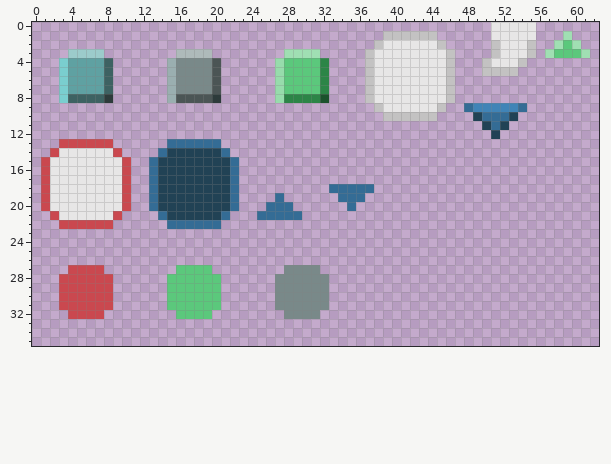
File history of a pixel-art sprite, res/ui.png. Above, as it was before the edit.
The file is 64x64 pixels. Colours within 5 levels of each other are drawn and written as one. Shown: x 0..62, y 0..35.
The result:
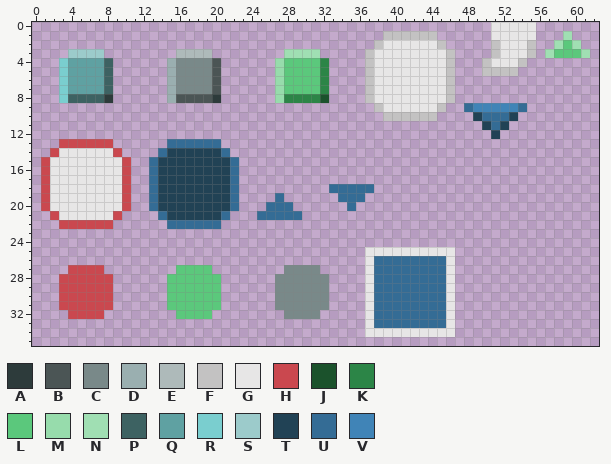
Palette (. is transparent): A #2d3b3b  B #4b5555  C #798989  D #9aafb0  E #aebaba  F #c3c2c2  G #e7e6e6  H #ca484f  J #1b522c  K #2c8547  L #5bc87c  M #97dcac  N #a0dfb3  P #3d6262  Q #5fa1a2  R #7acecf  S #9ccbcb  T #214255  U #346c95  V #4084b7
Diff:
Changed rows in their new state; - is an unchanged pixel.
first column x 37:
25 GGGGGGGGGG
26 GUUUUUUUUG
27 GUUUUUUUUG
28 GUUUUUUUUG
29 GUUUUUUUUG
30 GUUUUUUUUG
31 GUUUUUUUUG
32 GUUUUUUUUG
33 GUUUUUUUUG
34 GGGGGGGGGG
Boxes around the changes in both pictures, in picture pixels (x1, y1, x2, y2):
added: (365, 247, 455, 337)
